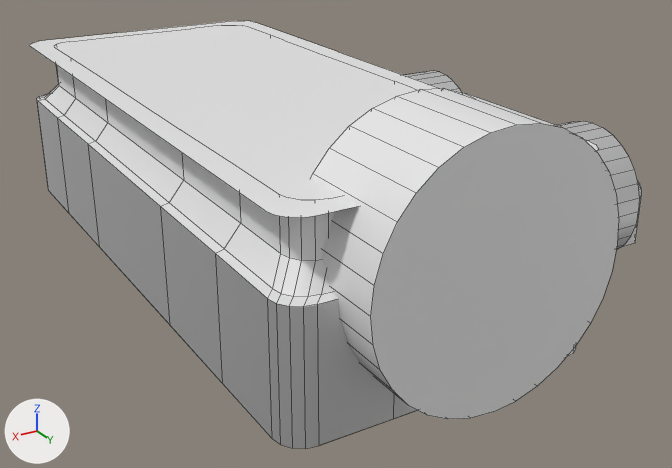
One commit to the FBX model Content/Assets/Levels/MainLevel/SM_Ship_Furnace.fbx: the scene before it, then after it.
Rendered twice from a camera (50 mm lens) standing at (86.5, 89.4, 37.3) and looking at (45.3, 20.7, 2.9). Arrows for +X, +Y and +Z are at lower left; the lights stay in place. Mesh edges are drawn as thin lines. Where no turn or scale is listed for an object, it has been applied to the vertices. Vertices at the same position are counted once.

The first picture shows 'SM_Ship_Furnace'.
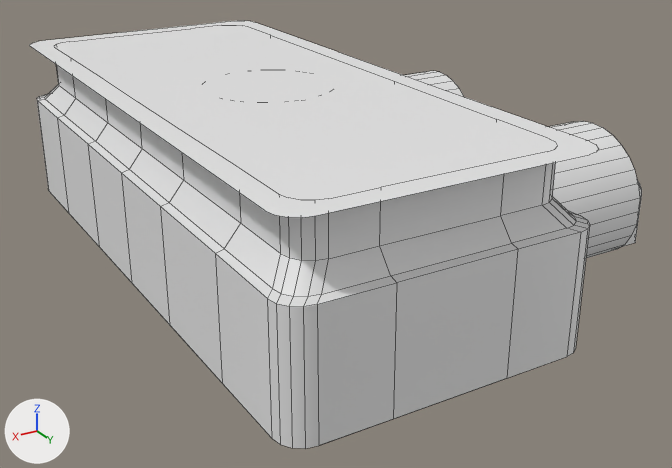
What differs and where, as boxes (x1, y1, x2, y2) in the pictures (672 x 468 px):
part 1 of me_sm_merged_staticmeshactor_4_006, deleted
    before: (312, 89, 619, 419)
part 2 of me_sm_merged_staticmeshactor_4_006, built on
    both: (88, 100, 184, 325)
part 3 of me_sm_merged_staticmeshactor_4_006, cut back
    after: (380, 216, 517, 282)
part 4 of me_sm_merged_staticmeshactor_4_006, recoloured
    both: (37, 71, 640, 448)

What changed in the scene script:
```text
Change me_sm_merged_staticmeshactor_4_006:
    used by ob_sm_ship_furnace; location = (0.0, 0.0, 0.0)
    remove me_sm_merged_staticmeshactor_4_006.from_pydata(...)  # 1068 vertices, 844 faces; spans x 19.0..64.0, y -12.0..49.7, z 1.0..21.6
    add me_sm_merged_staticmeshactor_4_006.from_pydata(...)  # 1085 vertices, 864 faces; spans x 19.0..64.0, y -12.0..46.0, z 1.0..17.0
    me_sm_merged_staticmeshactor_4_006 part 1: the loose piece of 96 vertices spanning x 40.5..60.4, y 36.2..49.7, z 1.8..21.6 is deleted
    me_sm_merged_staticmeshactor_4_006 part 2
    4 faces are deleted
    5 new vertices lie (0.0, -9.0, 0.0) away from vertices in x 62.0..64.0, y 26.0, z 1.0..17.0
    6 new faces join them, mat_m_wall_upper (white #e7e7e7)
    2 new faces join them, mat_m_engine (white #e7e7e7)
    me_sm_merged_staticmeshactor_4_006 part 3
    52 vertices are removed from x 35.0..56.0, y 1.0..45.3, z 6.5..17.0
    82 faces are deleted
    8 new faces join them, mat_m_wall_upper (white #e7e7e7)
    24 new faces join them, mat_m_door (white #e7e7e7)
    2 new faces join them, mat_m_engine (white #e7e7e7)
    me_sm_merged_staticmeshactor_4_006 part 4: 87 faces spanning x 22.0..64.0, y -12.0..46.0, z 1.0..12.2 switch from mat_m_wall_main (its picture is missing) to mat_m_engine (white #e7e7e7)
```
